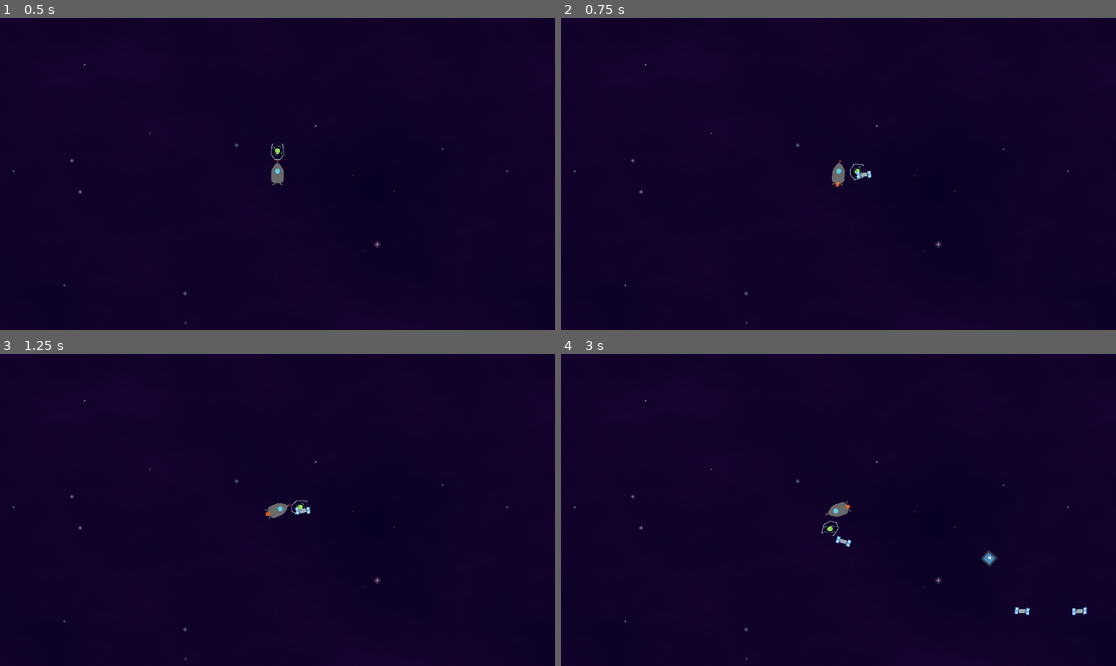
Above: before the commit, frames 1-4 (two rows, left to right).
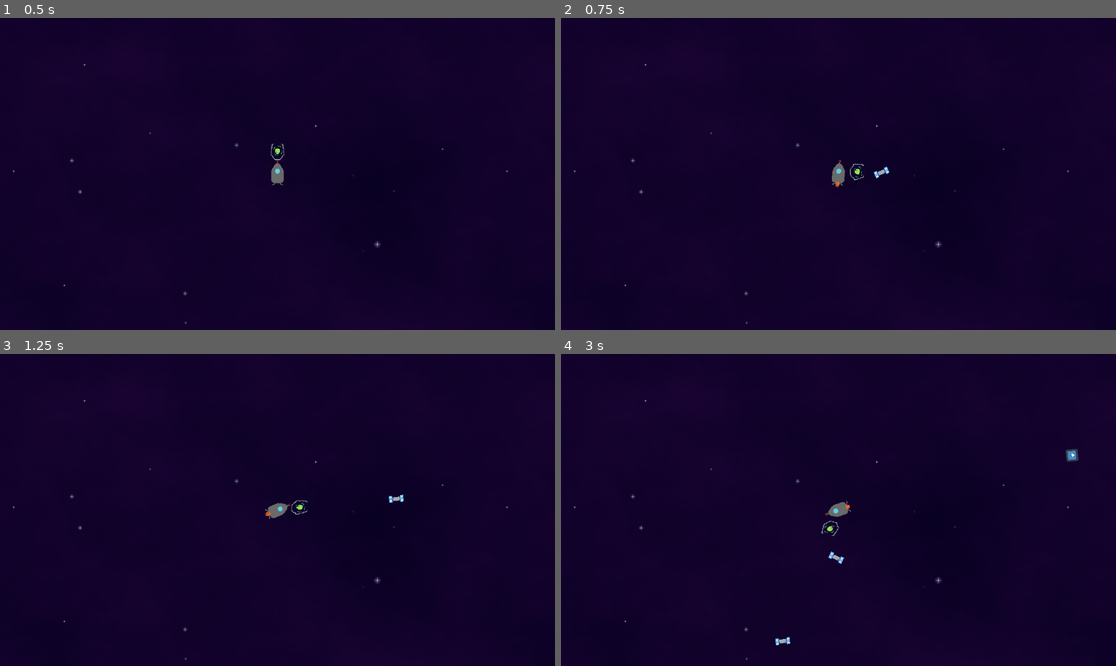
Above: after the commit, the same moments.

Repository: Shlok-Bhakta/UnlimitedLimitedSpace
Game: Godot game, scene res://scenes/game.tscn
Same seed, same stepped clock (60 frames per second), same inputs: the game is played once before the commit and once after it. The engine's default icon, where the game draws it, is replaced by a stand-in: a white triangle on a blue panel in a dark square.
Inputs (mouse positions are in pixels of both pictures, inside the frame that each line leads up to):
- Up to frame 1 (0.5 s): no input
- Up to frame 2 (0.75 s): tap Enter at 0.5 s; move the mouse to (960, 158) at 0.52 s; hold D (rotate_right) from 0.53 s (still down); click (960, 158) at 0.6 s
- Up to frame 3 (1.25 s): keep holding D (rotate_right)
- Up to frame 4 (3 s): move the mouse to (727, 525) at 1.27 s; release D (rotate_right) at 1.28 s; hold S (backward) 1.28-2.03 s; click (727, 525) at 1.35 s; move the mouse to (894, 441) at 2.02 s; hold D (rotate_right) 2.03-2.78 s; click (894, 441) at 2.1 s; move the mouse to (810, 572) at 2.77 s; hold W (forward) from 2.78 s (still down); click (810, 572) at 2.85 s

Frame 1 is identical in both runs. In frame 2, less than 0.1% of the frame differs, in the area x 53-60%, y 47-52%; in frame 3, less than 0.1%; in frame 4, 0.4%, in the area x 38-95%, y 30-94%.

Commit message:
working physics
physics is now working, shooting also works now

Diff:
--- a/scenes/game.tscn
+++ b/scenes/game.tscn
@@ -1,9 +1,10 @@
-[gd_scene load_steps=16 format=3 uid="uid://dpmh3w654mr7k"]
+[gd_scene load_steps=17 format=3 uid="uid://dpmh3w654mr7k"]
 
 [ext_resource type="PackedScene" uid="uid://dhx5ilfu2yke4" path="res://scenes/background.tscn" id="1_p57ef"]
 [ext_resource type="PackedScene" uid="uid://dvvycmh1tdk16" path="res://scenes/universe.tscn" id="2_iywne"]
 [ext_resource type="Texture2D" uid="uid://ctlq8qll1tkqd" path="res://assets/Ship/ShipMoving-Sheet.png" id="2_u5sy4"]
 [ext_resource type="Texture2D" uid="uid://ci5gf41v3wees" path="res://assets/Ship/ShipStill.png" id="3_gee14"]
+[ext_resource type="Script" uid="uid://b2eq4dd1tkjdi" path="res://scripts/universe.gd" id="3_p57ef"]
 [ext_resource type="Script" uid="uid://bkalaj075i27h" path="res://scripts/ship.gd" id="4_0tnpc"]
 [ext_resource type="Script" uid="uid://cn6w5mltx4alb" path="res://scripts/gunturn.gd" id="5_gee14"]
 [ext_resource type="Texture2D" uid="uid://cgdjfyn2854vi" path="res://assets/Ship/YeetGun-Sheet.png" id="6_0tnpc"]
@@ -74,6 +75,7 @@
 
 [node name="universe" parent="." instance=ExtResource("2_iywne")]
 unique_name_in_owner = true
+script = ExtResource("3_p57ef")
 
 [node name="SpaceShip" type="AnimatedSprite2D" parent="universe"]
 texture_filter = 1
@@ -101,3 +103,6 @@
 script = ExtResource("8_gee14")
 
 [node name="Timer" type="Timer" parent="universe/SpaceShip"]
+
+[connection signal="child_entered_tree" from="." to="universe" method="_on_game_child_entered_tree"]
+[connection signal="child_entered_tree" from="universe" to="universe" method="_on_child_entered_tree"]
--- /dev/null
+++ b/scenes/stars.tscn
@@ -0,0 +1,18 @@
+[gd_scene load_steps=3 format=3 uid="uid://blsegtoht04si"]
+
+[ext_resource type="Script" path="res://scripts/stars.gd" id="1_rs5ub"]
+[ext_resource type="Texture2D" uid="uid://db4deuwd5qpqn" path="res://assets/icon.svg" id="1_ucpii"]
+
+[node name="CharacterBody2D" type="CharacterBody2D"]
+script = ExtResource("1_rs5ub")
+
+[node name="Sprite2D" type="Sprite2D" parent="."]
+scale = Vector2(0.2, 0.2)
+texture = ExtResource("1_ucpii")
+
+[node name="Label" type="Label" parent="."]
+offset_left = -12.0
+offset_top = -13.0
+offset_right = 12.0
+offset_bottom = 12.0
+theme_override_colors/font_color = Color(0, 0, 0, 1)
--- a/scripts/bodies.gd
+++ b/scripts/bodies.gd
@@ -3,7 +3,7 @@
 @export var Mass: float = 1
 @export var Velocity: Vector2 = Vector2.ZERO
 @export var Radius: float = 20
-@export var Type: String = "Star"
+@export var Type: String = ""
 
 	#var scale_factor = log(M + 1.0) / log(max_mass + 1.0) * max_scale
 
@@ -14,3 +14,15 @@
 
 func _process(delta: float) -> void:
 	look_at(Velocity)
+
+func set_velocity(v: Vector2):
+	Velocity = v
+
+func set_type(type: String):
+	Type = type
+	if Type == 'Satellite':
+		Mass = 0.1
+	elif Type == 'Planet':
+		Mass = 500
+	elif Type == 'Star':
+		Mass = 10000
--- a/scripts/gunshoot.gd
+++ b/scripts/gunshoot.gd
@@ -1,8 +1,8 @@
 extends Node2D
 const objects: Dictionary[String, PackedScene] = {
-	"STAR": preload("res://scenes/Yeetables/stars.tscn"),
-	"PLANET": preload("res://scenes/Yeetables/planet.tscn"),
-	"SATELITE": preload("res://scenes/Yeetables/satelite.tscn")
+	"Star": preload("res://scenes/Yeetables/stars.tscn"),
+	"Planet": preload("res://scenes/Yeetables/planet.tscn"),
+	"Satellite": preload("res://scenes/Yeetables/satelite.tscn")
 }
 
 @onready var universe_node: Node = %universe
@@ -12,6 +12,7 @@
 		var object_num = randi_range(0, len(objects.keys())-1)
 		var star_scene: Resource = objects.get(objects.keys()[object_num])
 		var star = star_scene.instantiate()
+		star.call('set_type', objects.keys()[object_num])
 		universe_node.add_child(star)
 		var spawn_offset := Vector2.ZERO
 		if star.has_node("AnimatedSprite2D"):
--- /dev/null
+++ b/scripts/universe.gd
@@ -0,0 +1,73 @@
+extends Node2D
+
+# ---- Units & constants (AU, years, solar masses) ----
+const G        : float = 4.0 * PI * PI      # AU^3 / yr^2 / M_sun
+const EPS2     : float = 1e-6               # softening in AU^2 to avoid singularities
+const SEC_PER_YEAR := 365.25 * 24.0 * 3600.0
+
+@export var time_scale: float = 100000000.0         # 1.0 => 1 sim-second per real second; increase to speed up
+@onready var space_ship: AnimatedSprite2D = $SpaceShip
+
+func _physics_process(delta: float) -> void:
+	# Collect bodies from direct children each frame.
+	var bodies := _collect_bodies()
+	if bodies.is_empty():
+		return
+
+	# Convert engine delta (seconds) -> simulation years.
+	var dt: float = (delta * time_scale) / SEC_PER_YEAR
+
+	# -- Acceleration at t
+	var a1 := _compute_acc(bodies)
+
+	# -- Half-kick + drift
+	for b in bodies:
+		b.Velocity += 0.5 * dt * a1[b]
+		b.position += dt * b.Velocity   # Move by directly setting position (Vector2)
+
+	# -- Acceleration at t + dt
+	var a2 := _compute_acc(bodies)
+
+	# -- Second half-kick
+	for b in bodies:
+		b.Velocity += 0.5 * dt * a2[b]
+
+
+func _collect_bodies() -> Array:
+	var out: Array = []
+	# get_children() returns direct children; that matches your scene setup. :contentReference[oaicite:1]{index=1}
+	for n in get_children():
+		# In GDScript you can test property membership with `'prop' in object`. :contentReference[oaicite:2]{index=2}
+		if n.get('Type') in ['Star', 'Planet', 'Satellite']:
+			out.append(n)
+	return out
+
+
+func _compute_acc(bodies: Array) -> Dictionary:
+	# Returns a Dictionary: node -> Vector2 acceleration (AU / yr^2)
+	var acc := {}
+	for b in bodies:
+		acc[b] = Vector2.ZERO
+
+	var N := bodies.size()
+	for i in range(N):
+		var a = bodies[i]
+		for j in range(i + 1, N):
+			var b = bodies[j]
+			var dr: Vector2 = b.position - a.position
+			var r2: float = dr.length_squared() + EPS2
+			var inv_r: float = 1.0 / sqrt(r2)
+			var inv_r3: float = inv_r * inv_r * inv_r
+			# Base vector for mutual acceleration (per unit mass):
+			var base: Vector2 = G * dr * inv_r3
+			# a feels b, and b feels a (equal & opposite)
+			acc[a] += base * b.Mass
+			acc[b] -= base * a.Mass
+	return acc
+
+
+
+func _on_child_entered_tree(node: Node) -> void:
+	if node.get('Type') in ['Star', 'Planet', 'Satellite']:
+		var initial_velocity: Vector2 = space_ship.global_position.direction_to(get_global_mouse_position()) * 100
+		node.call('set_velocity', initial_velocity)
Not shown, added: scripts/universe.gd.uid
